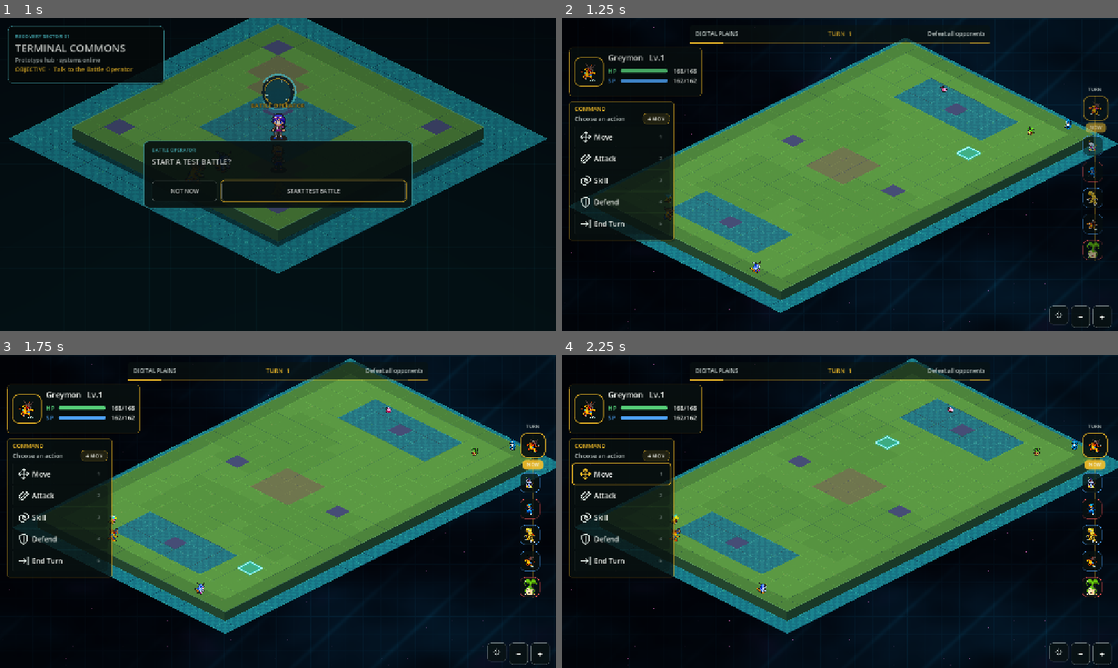
Above: before the commit, frames 1-4 (two rows, left to right).
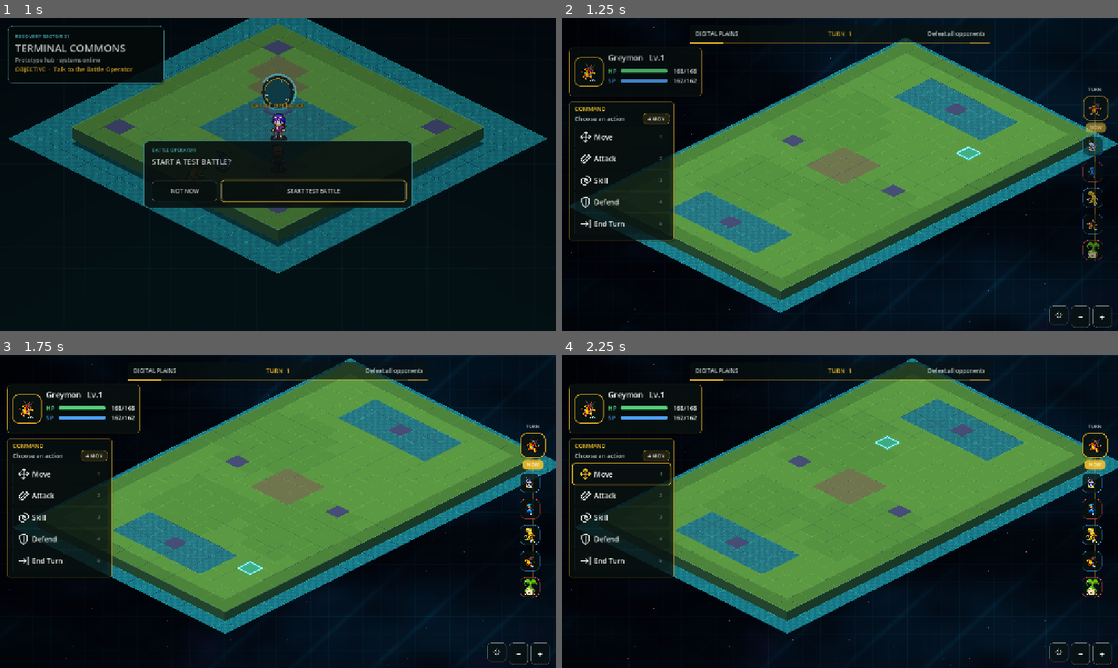
Above: after the commit, the same moments.

Repository: EwertonMendes/DigiGame
Game: Godot game, scene res://scenes/world/hub.tscn
The game is run twice, just before and just after one commit, with the same random seed, the same clock (stepped at 60 frames per second) and the same inputs.
Inputs (mouse positions are in pixels of both pictures, inside the frame that each line leads up to):
- Up to frame 1 (1 s): tap Enter (ui_accept) at 0.5, 0.77 s; move the mouse to (400, 158) at 0.52 s; hold Right (ui_right) from 0.53 s (still down); tap Mouse wheel down (wheel_down) at 0.6 s; click (400, 158) at 0.67 s
- Up to frame 2 (1.25 s): keep holding Right (ui_right)
- Up to frame 3 (1.75 s): release Right (ui_right) at 1.25 s; drag from (166, 527) to (250, 574) at 1.27 s
- Up to frame 4 (2.25 s): move the mouse to (895, 442) at 2.02 s; hold Right (ui_right) from 2.03 s (still down); tap Backspace at 2.1 s

Frame 1 is identical in both runs. In frame 2, 0.1% of the frame differs, in the area x 18-92%, y 21-82%; in frame 3, 0.2%, in the area x 19-93%, y 16-77%; in frame 4, 0.2%.

Commit message:
Use battle intro actor presentation

Diff:
--- a/scenes/player.tscn
+++ b/scenes/player.tscn
@@ -1,6 +1,6 @@
 [gd_scene load_steps=4 format=3 uid="uid://diqt3fxs57ahw"]
 
-[ext_resource type="Script" path="res://src/battle/DigimonBattleActor.gd" id="1_jtich"]
+[ext_resource type="Script" path="res://src/battle/IntroDigimonBattleActor.gd" id="1_jtich"]
 
 [sub_resource type="Gradient" id="Gradient_sk2os"]
 colors = PackedColorArray(1, 1, 1, 1, 1, 1, 1, 0)
